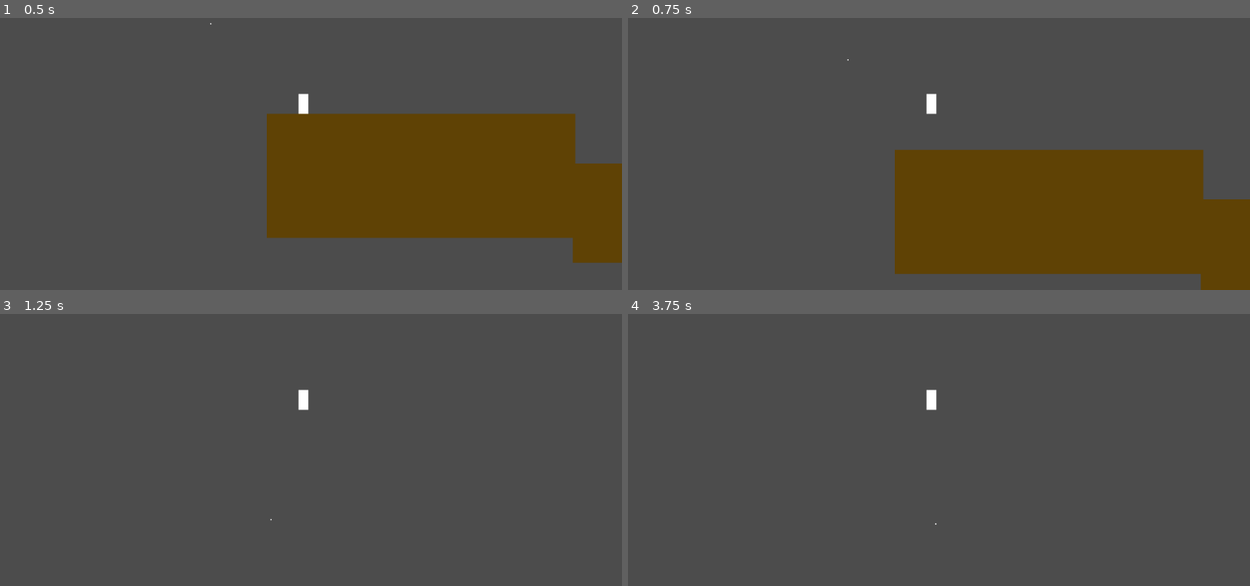
Above: before the commit, frames 1-4 (two rows, left to right).
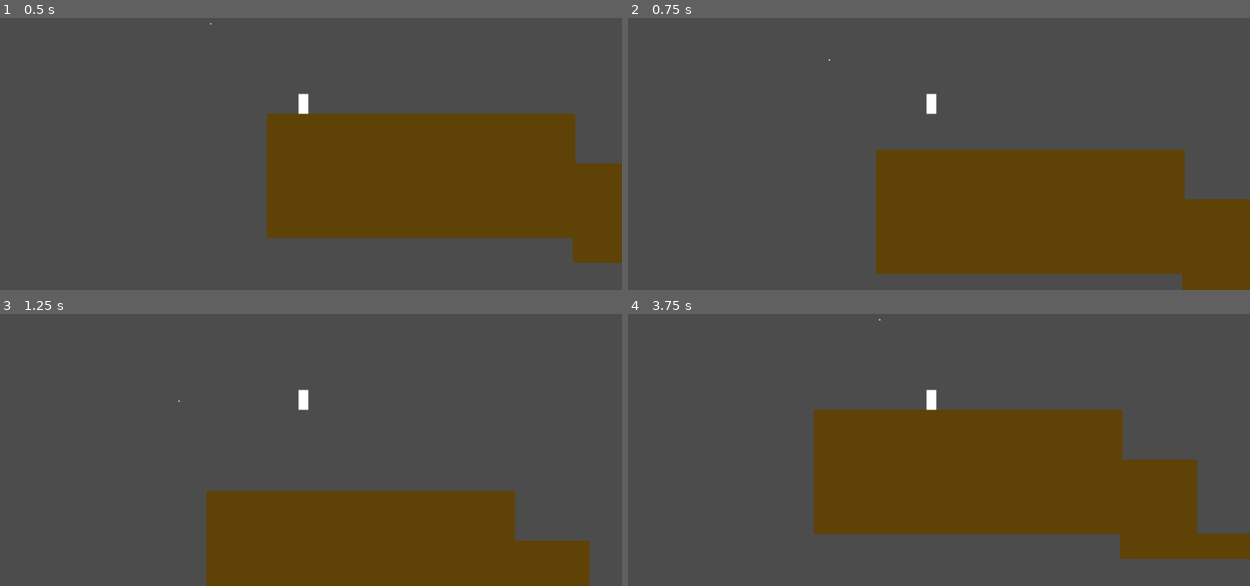
Above: after the commit, the same moments.

Repository: raulboo/gtmk-jam-game
Game: Godot game, scene res://script/prototypes/PrototypeChain.tscn
Same seed, same stepped clock (60 frames per second), same inputs: the game is played once before the commit and once after it.
Inputs (mouse positions are in pixels of both pictures, inside the frame that each line leads up to):
- Up to frame 1 (0.5 s): no input
- Up to frame 2 (0.75 s): move the mouse to (1069, 86) at 0.52 s; hold D (move_right, bound only after the commit) from 0.53 s (still down); tap Space (jump) at 0.6 s
- Up to frame 3 (1.25 s): keep holding D (move_right, bound only after the commit); tap Space (jump) at 0.77, 1.07 s
- Up to frame 4 (3.75 s): move the mouse to (802, 417) at 1.27 s; click (802, 417) at 1.35 s; tap Space (jump) at 1.52, 1.55, 1.82, 2.3, 2.85, 3.02, 3.32 s; move the mouse to (994, 316) at 2.02 s; release D (move_right, bound only after the commit) at 2.03 s; hold A (move_left, bound only after the commit) 2.03-2.78 s; right-click (994, 316) at 2.1 s; move the mouse to (901, 474) at 2.77 s; hold D (move_right, bound only after the commit) from 2.78 s (still down); move the mouse to (1125, 455) at 3.52 s; click (1125, 455) at 3.6 s

Frame 1 is identical in both runs. In frame 2, 2.1% of the frame differs, in the area x 32-93%, y 15-100%; in frame 3, 19%; in frame 4, 28%, in the area x 29-100%, y 1-91%.

Commit message:
Finished primal prototype, refer to PrototypeBlock to continue implementation on game

Diff:
--- a/project.godot
+++ b/project.godot
@@ -18,12 +18,12 @@
 
 move_left={
 "deadzone": 0.5,
-"events": [ Object(InputEventKey,"resource_local_to_scene":false,"resource_name":"","device":0,"alt":false,"shift":false,"control":false,"meta":false,"command":false,"pressed":false,"scancode":16777231,"unicode":0,"echo":false,"script":null)
+"events": [ Object(InputEventKey,"resource_local_to_scene":false,"resource_name":"","device":0,"alt":false,"shift":false,"control":false,"meta":false,"command":false,"pressed":false,"scancode":65,"unicode":0,"echo":false,"script":null)
  ]
 }
 move_right={
 "deadzone": 0.5,
-"events": [ Object(InputEventKey,"resource_local_to_scene":false,"resource_name":"","device":0,"alt":false,"shift":false,"control":false,"meta":false,"command":false,"pressed":false,"scancode":16777233,"unicode":0,"echo":false,"script":null)
+"events": [ Object(InputEventKey,"resource_local_to_scene":false,"resource_name":"","device":0,"alt":false,"shift":false,"control":false,"meta":false,"command":false,"pressed":false,"scancode":68,"unicode":0,"echo":false,"script":null)
  ]
 }
 jump={
--- a/script/RigidBody2D.gd
+++ b/script/RigidBody2D.gd
@@ -7,6 +7,7 @@
 	if Input.is_action_just_released("Mouse_left") and gravity_scale < 0:
 		force.x = (get_global_mouse_position().x - position.x)
 		gravity_scale = 9
+
 func _physics_process(delta):
 	applied_force = force
 	get_input()
--- a/script/prototypes/Player.gd
+++ b/script/prototypes/Player.gd
@@ -9,10 +9,11 @@
 
 	velocity.x = ((- int(Input.is_action_pressed("move_left"))
 				+ int(Input.is_action_pressed("move_right"))) * 300)
-	if Input.is_action_just_pressed("jump"):
+	var is_lforr = is_on_floor()
+	if Input.is_action_just_pressed("jump") and is_on_floor():
 		velocity.y -= 1000
 
-	velocity = move_and_slide(velocity, Vector2(0, 1))
+	velocity = move_and_slide(velocity, Vector2(0, -1))
 
 
 func _on_Trackpoint_changed_position(trackpoint_position):
--- a/script/prototypes/Slime.gd
+++ b/script/prototypes/Slime.gd
@@ -11,7 +11,7 @@
 	velocity.x = ((- int(Input.is_action_pressed("move_left"))
 				+ int(Input.is_action_pressed("move_right"))) * 300)
 
-	if Input.is_action_just_pressed("jump"):
+	if Input.is_action_just_pressed("jump") and is_on_floor():
 		velocity.y -= jump_velocity
 
 	velocity = move_and_slide(velocity, Vector2(0, 1))
